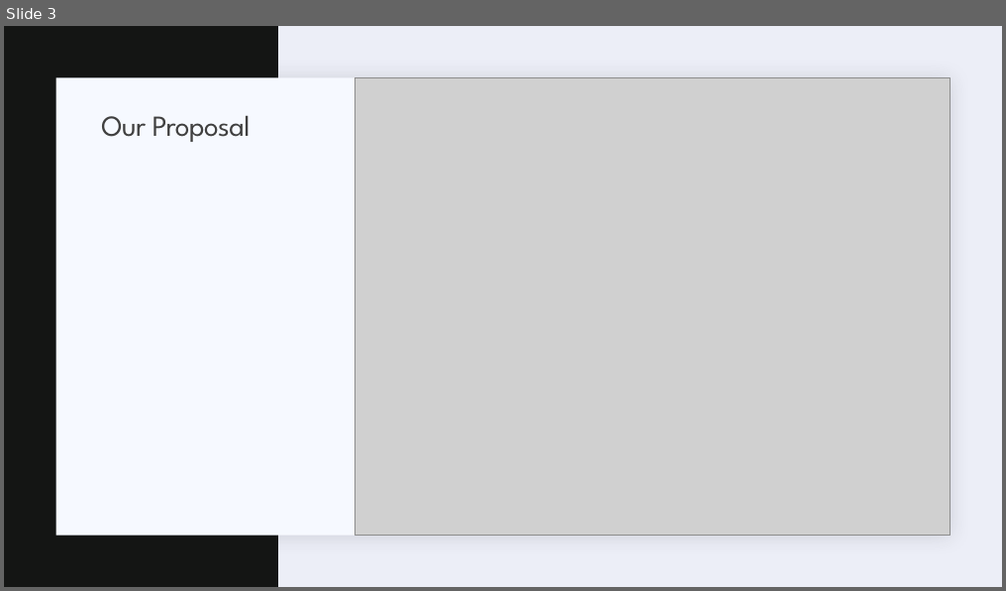
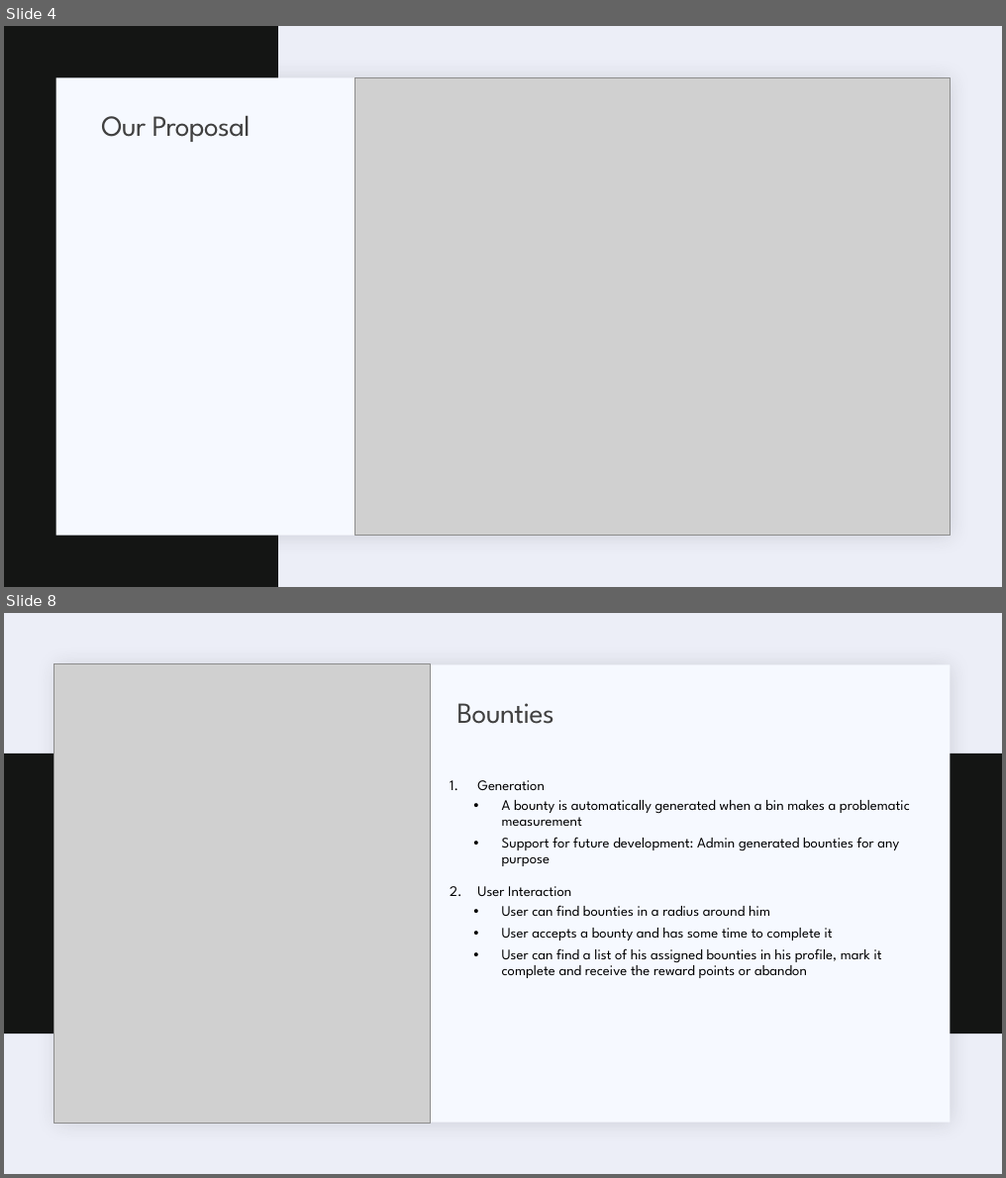
Before and after one commit to marios-stam/Project_IOT, a slide deck: Powerpoints/Final Presentation/Waste-management-Frank.pptx. Shown one above the other, each under a label of ours: slide 3 before the commit, slides 4 and 8 after it; the slides between them are not shown. The pictures are 1006x591 and 1006x1178 pixels, drawn with LibreOffice and Linux fonts; fonts in the diff are those of the drawing; grey boxes stand for pictures. Boxes give left, top, right and bottom in pixels: in the first picture for what was removed or moved away, otherwise in the second. Text is boxed around its words. In the diff, an @@ line names an element or a change of style, - is before the commit and + after.

Commit message:
Presentation

```diff
--- a/Powerpoints/Final Presentation/Waste-management-Frank.pptx
+++ b/Powerpoints/Final Presentation/Waste-management-Frank.pptx
@@ slide 8 added at (x1=4, y1=613, x2=1002, y2=1174), background #ECEEF7; not listed: 1 template element that a slide beside it also shows @@
@@ picture added at (x1=54, y1=664, x2=430, y2=1124) @@
@@ title added at (x1=457, y1=703, x2=554, y2=724), 28 pt, text #404040 @@
+Bounties
@@ rectangle added at (x1=4, y1=754, x2=1002, y2=1035), fill #141514 @@
@@ text added at (x1=477, y1=780, x2=910, y2=978), 14 pt, text #000000 @@
+1. Generation
+  • A bounty is automatically generated when a bin makes a problematic measurement
+  • Support for future development: Admin generated bounties for any purpose
+2. User Interaction
+  • User can find bounties in a radius around him
+  • User accepts a bounty and has some time to complete it
+  • User can find a list of his assigned bounties in his profile, mark it complete and receive the reward points or abandon
@@ what was slide 3 is now slide 4 @@
```
Also in this commit, not shown: 3 other slides added, 1 slide removed.
